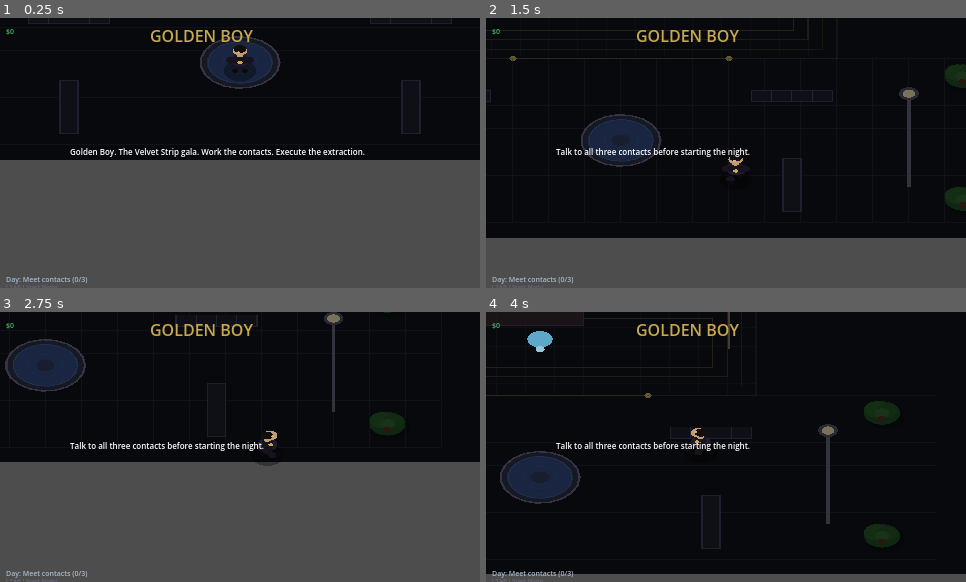
Above: before the commit, frames 1-4 (two rows, left to right).
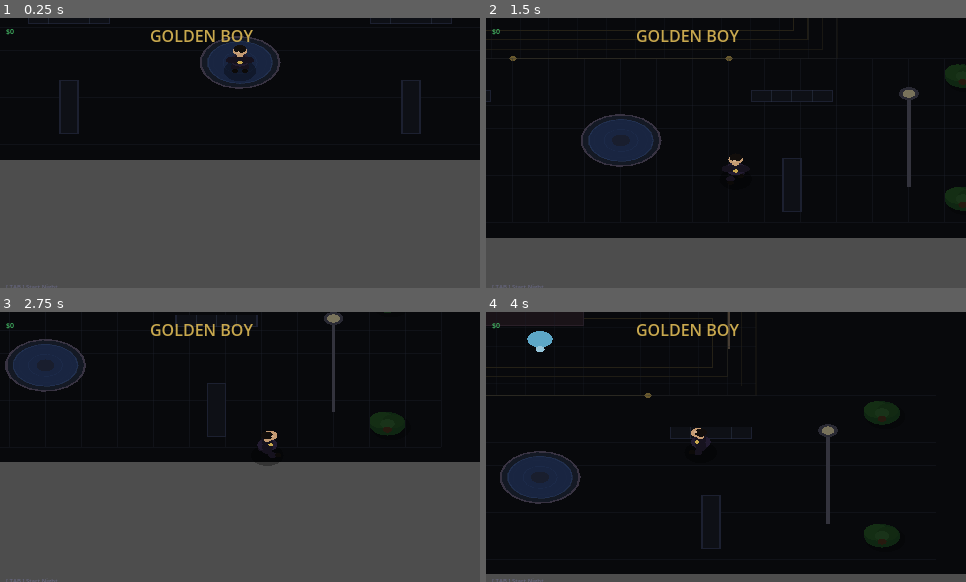
Above: after the commit, the same moments.

Repository: TheJohnCipher/golden_boy_3d_orthographic_closecam
Game: Godot game, scene res://scenes/main.tscn
The game is run twice, just before and just after one commit, with the same random seed, the same clock (stepped at 60 frames per second) and the same inputs.
Inputs:
- Up to frame 1 (0.25 s): no input
- Up to frame 2 (1.5 s): hold D (move_right) 0.53-1.28 s; hold E (interact) 0.53-1.28 s; hold S (move_back) from 1.28 s (still down); tap Tab (phase_switch) at 1.35 s
- Up to frame 3 (2.75 s): release S (move_back) at 2.03 s; hold D (move_right) from 2.03 s (still down); hold E (interact) from 2.03 s (still down)
- Up to frame 4 (4 s): release D (move_right) at 2.78 s; release E (interact) at 2.78 s; hold W (move_forward) 2.78-3.53 s; tap Tab (phase_switch) at 2.85 s; hold A (move_left) from 3.53 s (still down); hold E (interact) from 3.53 s (still down)

The runs differ from the first frame. In frame 1, 1.0% of the frame differs, in the area x 1-77%, y 48-99%; in frame 2, 0.7%; in frame 3, 0.7%; in frame 4, 0.7%.

Commit message:
Fix world_2d.gd syntax, NPC typed arrays, and map rendering logic

Diff:
--- a/scripts/world_2d.gd
+++ b/scripts/world_2d.gd
@@ -585,9 +585,10 @@
 		message_timer -= delta
 		if message_timer <= 0.0:
 			message_text = ""
-	_update_hud_elements()
+			_update_hud_elements() # Only update when message clears
+
 	_update_prompt()
-	queue_redraw()   # needed for extraction pulse, suspicion bar, night pools
+	queue_redraw()
 
 func _unhandled_input(event: InputEvent) -> void:
 	if event.is_action_pressed("interact"):
